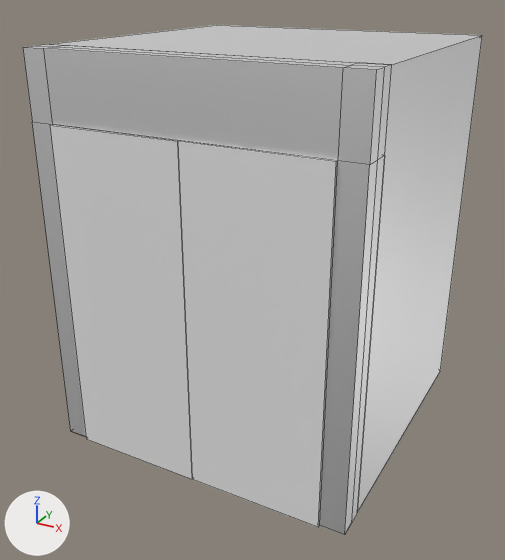
Two versions of the FBX model Assets/3D_Models/elevator.fbx, one commit apart.
Both versions are drawn from a camera (50 mm lens) standing at (2.0, -2.88, 2.87) and looking at (-0.09, 0.93, 0.96). Every picture has the same lights, and +X, +Y and +Z are marked at lower left. Mesh edges are drawn as thin lines. Where no turn or scale is listed for an object, it has been applied to the vertices.

Before the edit, the objects in view are built like this:
```python
me_elevator_door = bpy.data.meshes.new('elevator door')
me_elevator_door.from_pydata(...)  # 48 vertices, 41 faces; spans x -1.0..1.0, y 0.0..0.2, z 0.0..2.5
me_elevator_door.materials.append(mat_elevator)  # white #ffffff
me_elevator_door_001 = bpy.data.meshes.new('elevator door.001')
me_elevator_door_001.from_pydata(...)  # a box spanning x -0.85..0.0, y -0.02..0.0, z 0.0..2.1
me_elevator_door_002 = bpy.data.meshes.new('elevator door.002')
me_elevator_door_002.from_pydata(...)  # a box spanning x 0.0..0.85, y -0.02..0.0, z 0.0..2.1
ob_elevator_door_frame = bpy.data.objects.new('elevator door frame', me_elevator_door)
ob_elevator_door_frame.location = (0.0, 0.0, 0.0)
ob_elevator_door_left = bpy.data.objects.new('elevator door left', me_elevator_door_002)
ob_elevator_door_left.location = (0.0, 0.0, 0.0)
ob_elevator_door_right = bpy.data.objects.new('elevator door right', me_elevator_door_001)
ob_elevator_door_right.location = (0.0, 0.0, 0.0)
# also in view: 'elevator' at (0.0, 1.13, 1.25)
```
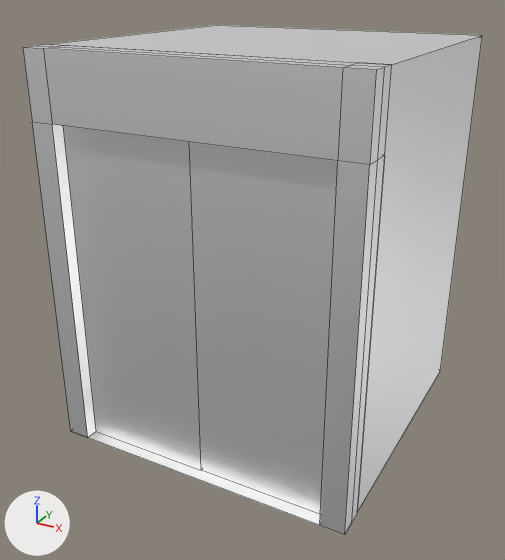
The newer file is also rescaled (x1.5), turned or shifted as a whole; pictures and numbers use the older file's frame.

Edits to the bpy script that builds the scene:
```text
Change me_elevator_door_001:
    where me_elevator_door_001.from_pydata(...)  # 8 vertices, 6 faces; spans x -0.85..0.0, y -0.02..0.0, z 0.0..2.1
    used by ob_elevator_door_right; location = (0.0, 0.0, 0.0)
    me_elevator_door_001 part 1: the whole mesh is moved by (0.0, 0.1, 0.0)
    add me_elevator_door_001.materials.append(mat_elevator)  # white #ffffff
Change me_elevator_door_002:
    where me_elevator_door_002.from_pydata(...)  # 8 vertices, 6 faces; spans x 0.0..0.85, y -0.02..0.0, z 0.0..2.1
    used by ob_elevator_door_left; location = (0.0, 0.0, 0.0)
    me_elevator_door_002 part 2: the whole mesh is moved by (0.0, 0.1, 0.0)
    add me_elevator_door_002.materials.append(mat_elevator)  # white #ffffff
```

Changed parts and their boxes [x1, y1, x2, y2] in the pictures (505 x 560 px):
'elevator door left', recoloured, mesh moved
    before: [178, 141, 338, 527]
    after: [189, 142, 338, 514]
'elevator door right', recoloured, mesh moved
    before: [50, 124, 192, 479]
    after: [63, 126, 201, 470]
